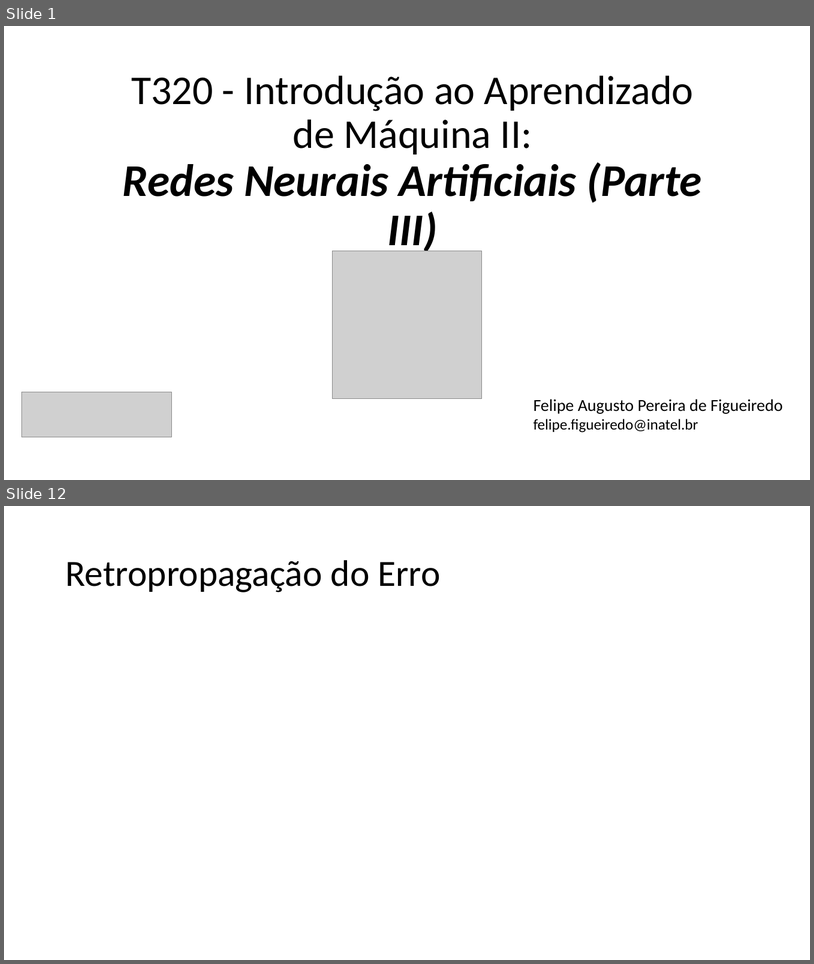
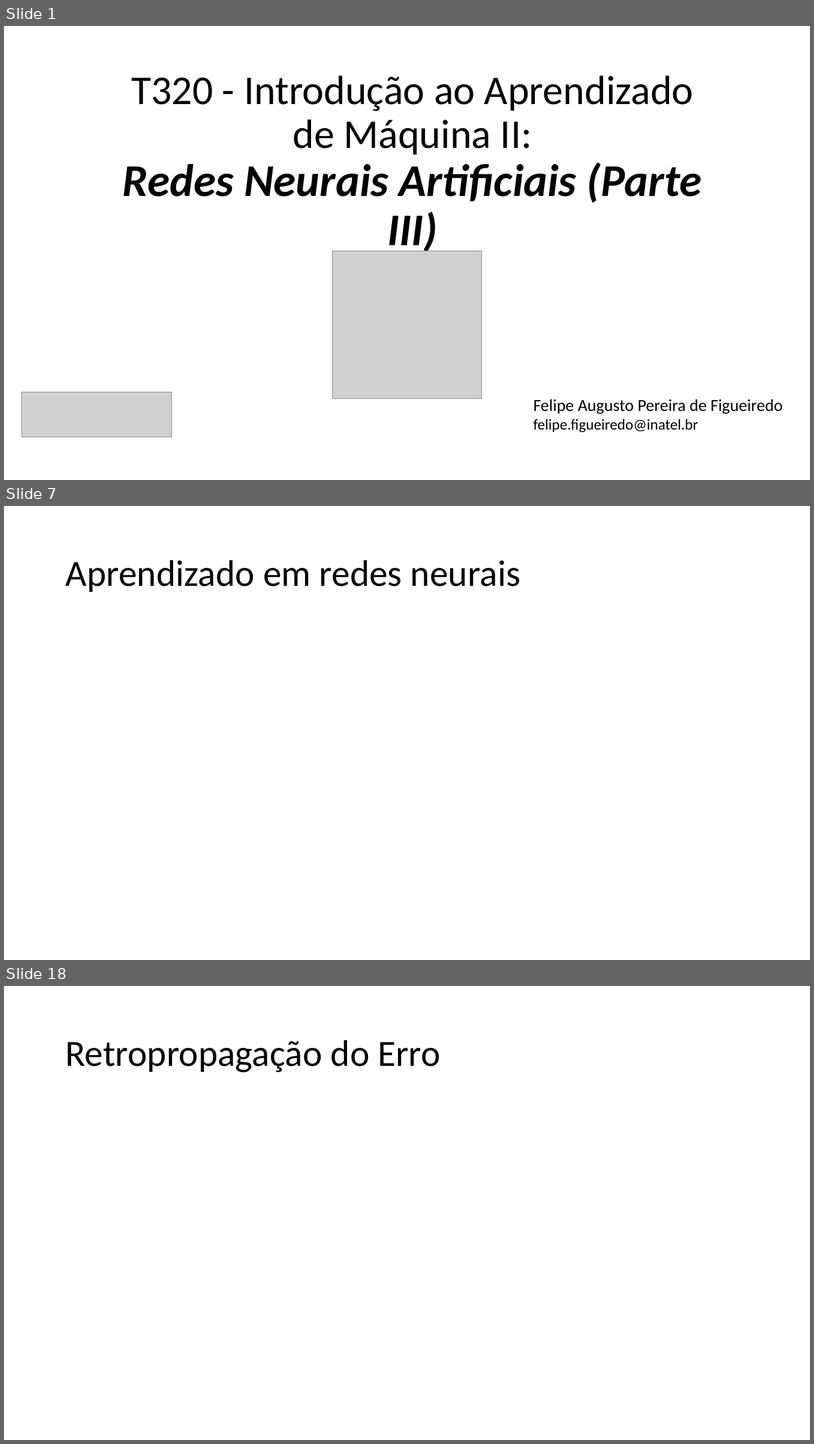
Before and after one commit to zz4fap/t320_aprendizado_de_maquina, a slide deck: slides/T320_Redes_Neurais_Artificiais (Parte III).pptx. Shown one above the other, each under a label of ours: slides 1 and 12 before the commit, slides 1, 7 and 18 after it; the slides between them are not shown. The pictures are 814x964 and 814x1444 pixels, drawn with LibreOffice and Linux fonts; fonts in the diff are those of the drawing; grey boxes stand for pictures. Boxes give left, top, right and bottom in pixels: in the first picture for what was removed or moved away, otherwise in the second. Text is boxed around its words. In the diff, an @@ line names an element or a change of style, - is before the commit and + after.

```diff
--- a/slides/T320_Redes_Neurais_Artificiais (Parte III).pptx
+++ b/slides/T320_Redes_Neurais_Artificiais (Parte III).pptx
@@ slide 7 added at bbox=[4, 506, 810, 960], background #FFFFFF @@
@@ title added at bbox=[65, 560, 521, 592], 44 pt, text #000000 @@
+Aprendizado em redes neurais
@@ what was slide 12 is now slide 18 @@
```
Also in this commit, not shown: 11 slides changed, 6 other slides added, 1 slide removed, 2 other files.
